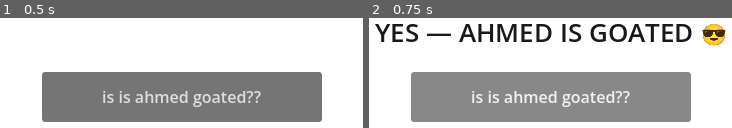
Above: before the commit, frames 1-2 (left to right).
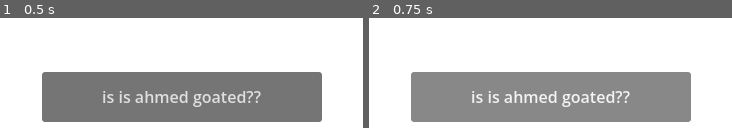
Above: after the commit, the same moments.

Repository: HACKCLUB-MAIN/HACKCLUB-MAIN-
Game: Godot game, scene res://scenes/main.tscn
Same seed, same stepped clock (60 frames per second), same inputs: the game is played once before the commit and once after it.
Inputs:
- Up to frame 1 (0.5 s): no input
- Up to frame 2 (0.75 s): click "is is ahmed goated??" at 0.5 s

Frame 1 is identical in both runs. In frame 2, 6.9% of the frame differs, in the area x 1-99%, y 5-26%.

Commit message:
White screen with ahmed goated button only - no script

Diff:
--- a/scenes/main.tscn
+++ b/scenes/main.tscn
@@ -1,6 +1,4 @@
-[gd_scene load_steps=2 format=3]
-
-[ext_resource type="Script" path="res://scripts/main.gd" id="1_scr"]
+[gd_scene format=3]
 
 [node name="Main" type="Control"]
 layout_mode = 3
@@ -9,7 +7,6 @@
 anchor_bottom = 1.0
 grow_horizontal = 2
 grow_vertical = 2
-script = ExtResource("1_scr")
 
 [node name="Bg" type="ColorRect" parent="."]
 layout_mode = 1
@@ -21,7 +18,6 @@
 color = Color(1, 1, 1, 1)
 
 [node name="GoatedBtn" type="Button" parent="."]
-unique_name_in_owner = true
 layout_mode = 1
 anchors_preset = 8
 anchor_left = 0.5
@@ -35,24 +31,3 @@
 grow_horizontal = 2
 grow_vertical = 2
 text = "is is ahmed goated??"
-
-[node name="Result" type="Label" parent="."]
-unique_name_in_owner = true
-visible = false
-layout_mode = 1
-anchors_preset = 8
-anchor_left = 0.5
-anchor_top = 0.5
-anchor_right = 0.5
-anchor_bottom = 0.5
-offset_left = -250.0
-offset_top = -90.0
-offset_right = 250.0
-offset_bottom = -40.0
-grow_horizontal = 2
-grow_vertical = 2
-theme_override_colors/font_color = Color(0.1, 0.1, 0.1, 1)
-theme_override_font_sizes/font_size = 26
-text = "YES — AHMED IS GOATED 😎"
-horizontal_alignment = 1
-vertical_alignment = 1
--- a/scripts/main.gd
+++ /dev/null
@@ -1,9 +0,0 @@
-extends Control
-
-
-func _ready() -> void:
-	%GoatedBtn.pressed.connect(_on_pressed)
-
-
-func _on_pressed() -> void:
-	%Result.visible = true
Not shown, removed: scripts/main.gd.uid
